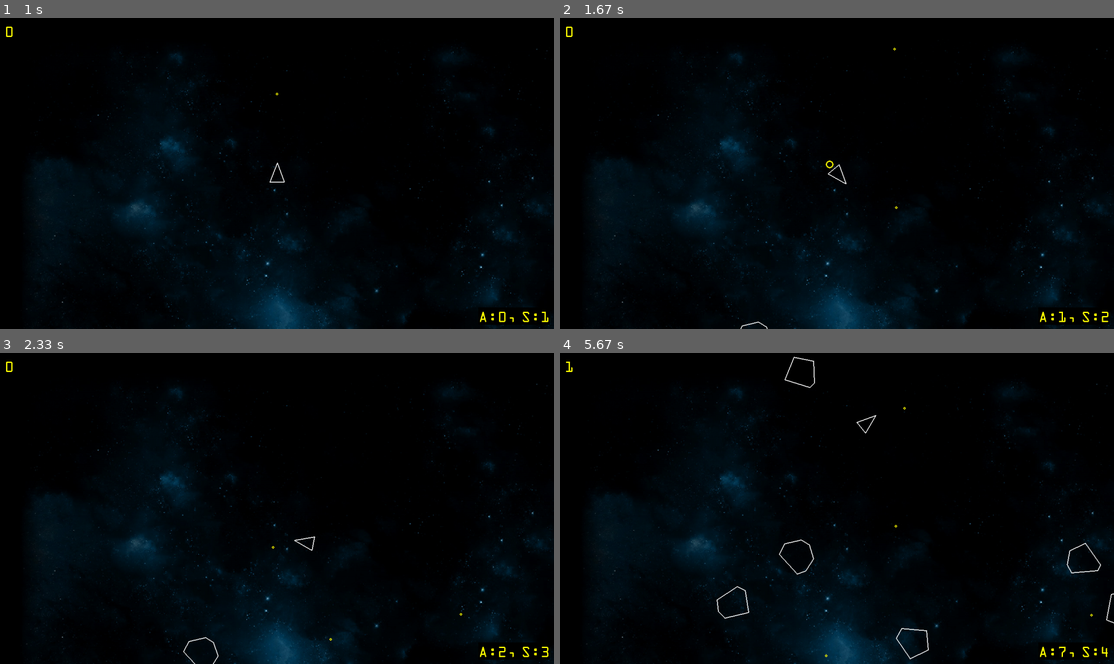
Above: before the commit, frames 1-4 (two rows, left to right).
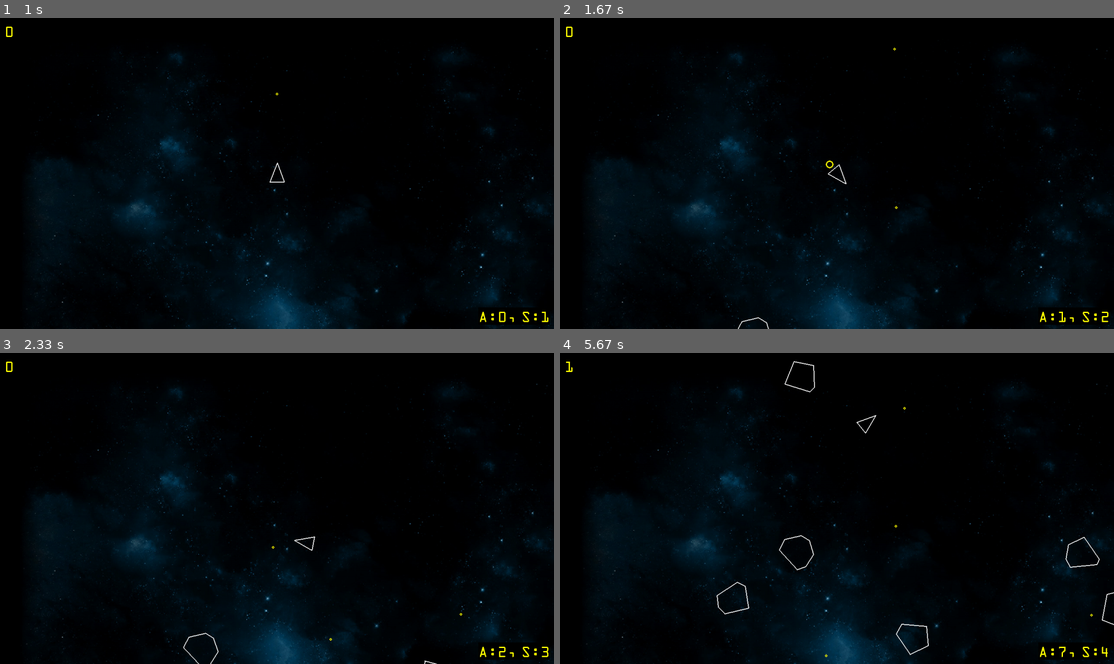
Above: after the commit, the same moments.

Repository: paulhunter/pygame-asteroids
Game: pygame game, started from main.py
The game is run twice, just before and just after one commit, with the same random seed, the same clock (stepped at 60 frames per second) and the same inputs.
Inputs (mouse positions are in pixels of both pictures, inside the frame that each line leads up to):
- Up to frame 1 (1 s): click "Start" at 0.38 s; tap Space at 0.67 s
- Up to frame 2 (1.67 s): hold Right 1-1.47 s; tap Space at 1.07, 1.37, 1.57 s; hold Up from 1.5 s (still down)
- Up to frame 3 (2.33 s): release Up at 1.8 s; hold Right 1.83-2.3 s; tap Space at 1.9, 2.2 s
- Up to frame 4 (5.67 s): hold Left 2.33-2.87 s; tap Space at 2.4, 2.7, 2.97, 3.3, 3.6, 3.73, 4.13, 4.43, 4.8, 5.2, 5.5 s; hold Down 2.9-3.2 s; hold Left 3.23-3.63 s; hold Up 3.67-4.03 s; hold Right 4.07-4.7 s; hold Down 4.73-5.1 s; hold Left 5.13-5.6 s; move the mouse to (892, 576) at 5.63 s

Frame 1 is identical in both runs. In frame 2, less than 0.1% of the frame differs, in the area x 32-38%, y 96-100%; in frame 3, 0.1%; in frame 4, 0.8%, in the area x 28-100%, y 1-99%.

Commit message:
asteroidfield - remove magic number

Diff:
--- a/asteroidfield.py
+++ b/asteroidfield.py
@@ -107,15 +107,14 @@
     def generate_spawn(self, radius):
         """generate_spawn
             Return a position and velocity vector at random, provided the
-            radius of the object to be spawned.
+            visual radius of the object to be spawned.
         """
         # radius - Size of the sprite to the spawned
         edge = random.choice(self.edges)
         speed = random.randint(40,100)
         velocity = edge[0] * speed
         velocity = velocity.rotate(random.randint(-60, 60))
-        # +10 as a fudge factor for visual/drawing style/effects
-        position = edge[1](random.uniform(0,1), radius + 10)
+        position = edge[1](random.uniform(0,1), radius)
         return (position, velocity)
 
 
